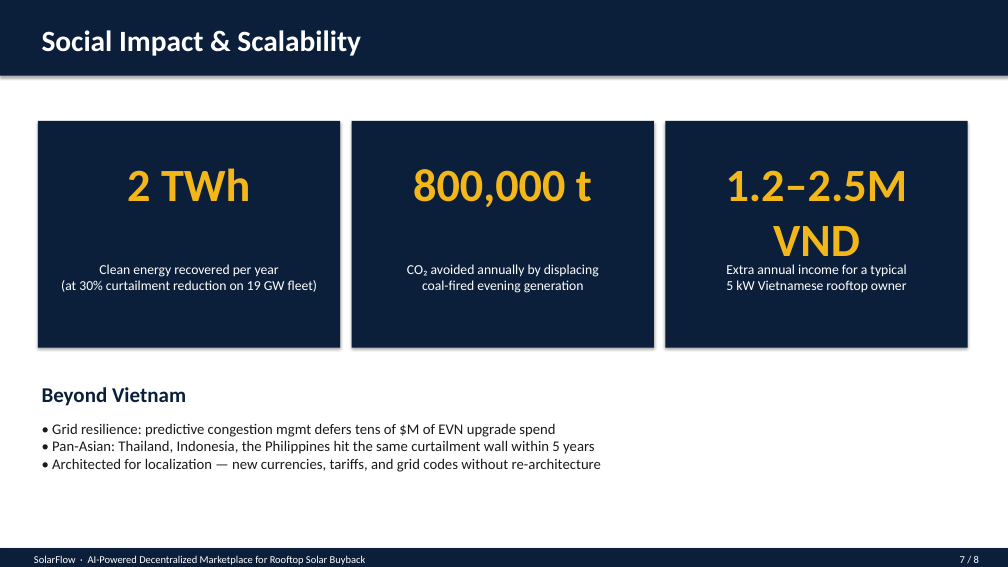
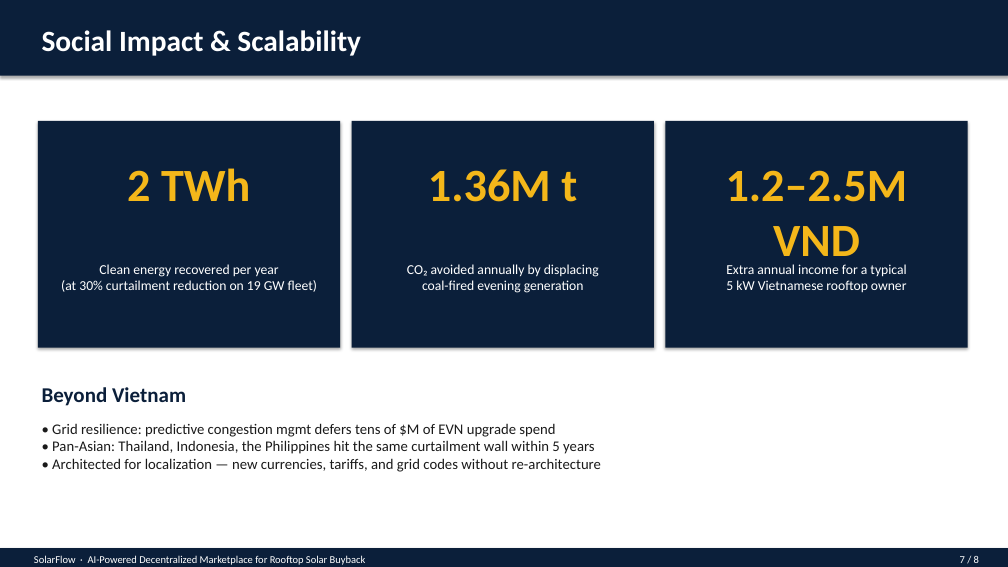
Before and after one commit to dangnguyen271/Solarr, a slide deck: slide 7 of SolarFlow_Presentation.pptx. Drawn at 1008x567 pixels with LibreOffice and Linux fonts; fonts in the diff are those of the drawing. Boxes give left, top, right and bottom in pixels: in the first picture for what was removed or moved away, otherwise in the second. Text is boxed around its words. In the diff, an @@ line names an element or a change of style, - is before the commit and + after.

```diff
--- a/SolarFlow_Presentation.pptx
+++ b/SolarFlow_Presentation.pptx
@@ text at (x1=428, y1=169, x2=577, y2=202): text changed @@
-800,000 t
+1.36M t
```
Also in this commit, not shown: 1 other slide changed, 5 other files.
